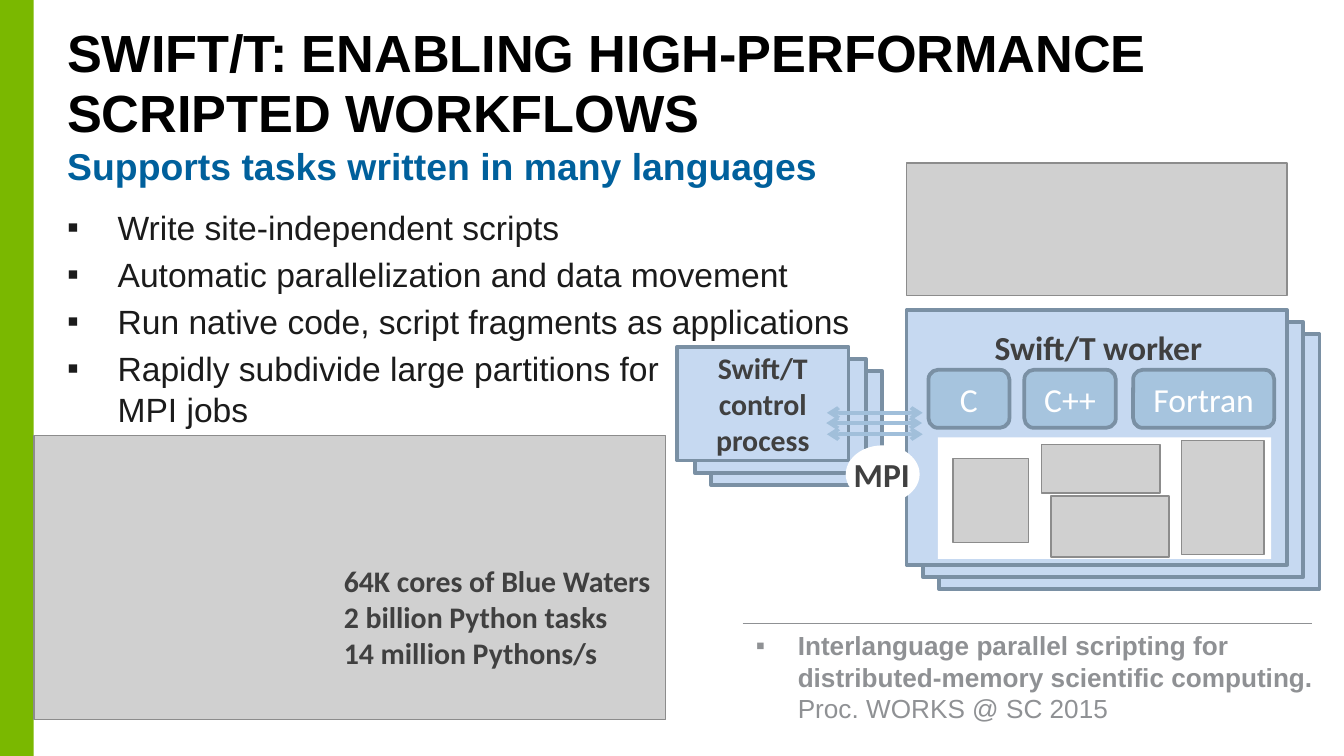
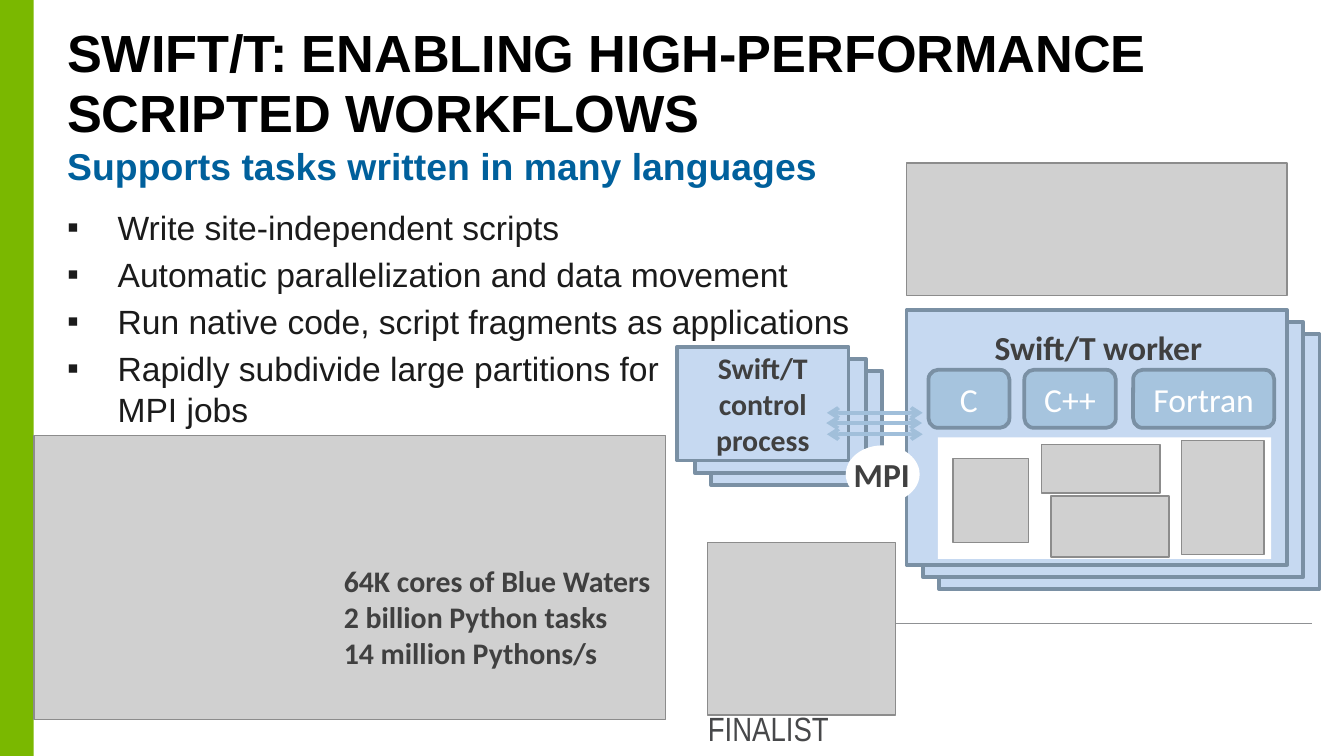
Before and after one commit to brettin/candle_tutorials, a slide deck: slide 21 of Topics/2_hyperparameter_optimization/hpo.pptx (slide 20 before the commit). Drawn at 1344x756 pixels with LibreOffice and Linux fonts; fonts in the diff are those of the drawing; grey boxes stand for pictures; background and template pictures are left out. Boxes give left, top, right and bottom in pixels: in the first picture for what was removed or moved away, otherwise in the second. Text is boxed around its words. In the diff, an @@ line names an element or a change of style, - is before the commit and + after.

Commit message:
Update slides

```diff
--- a/Topics/2_hyperparameter_optimization/hpo.pptx
+++ b/Topics/2_hyperparameter_optimization/hpo.pptx
@@ picture added at box(708, 543, 896, 715) @@
@@ text removed at box(798, 636, 1312, 718) @@
-▪ Interlanguage parallel scripting for distributed-memory scientific computing.
-  Proc. WORKS @ SC 2015
@@ text added at box(708, 714, 829, 742), 18 pt, text #47484A @@
+FINALIST 2018
```
Also in this commit, not shown: 1 other slide changed, 2 slides added.
